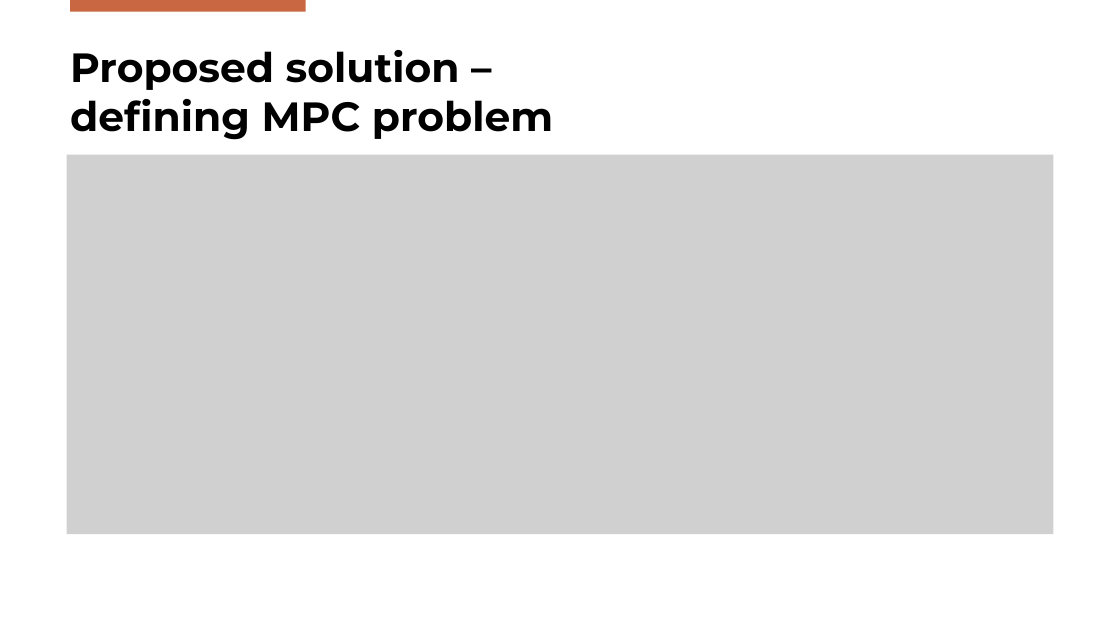
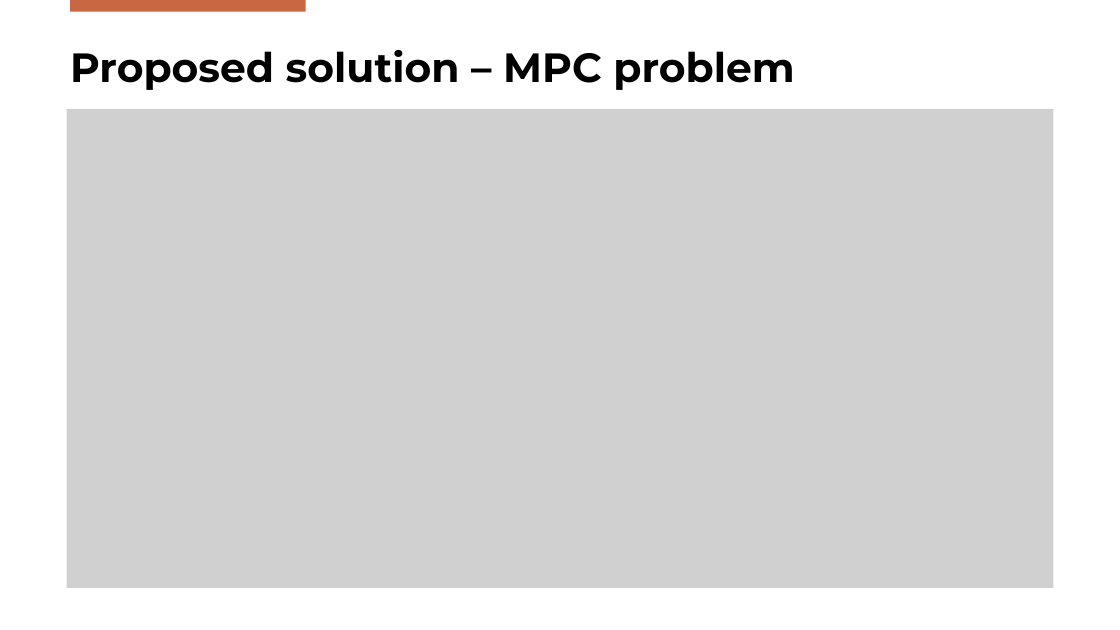
Before and after one commit to Gabriele-Mazzoleni/Progetto_ALES_aa_2025_2026, a slide deck: slide 9 of SPC_Presentation.pptx. Drawn at 1120x630 pixels with LibreOffice and Linux fonts; fonts in the diff are those of the drawing; grey boxes stand for pictures; background and template pictures are left out. Boxes give left, top, right and bottom in pixels: in the first picture for what was removed or moved away, otherwise in the second. Text is boxed around its words. In the diff, an @@ line names an element or a change of style, - is before the commit and + after.

Commit message:
Completed "proposed solution" part of presentation

```diff
--- a/SPC_Presentation.pptx
+++ b/SPC_Presentation.pptx
@@ title at (70,50,794,90): text changed @@
-Proposed solution –
-defining MPC problem
+Proposed solution – MPC problem
@@ picture: place and size @@
-picture at (66,155,1054,534)
+picture at (66,109,1054,588)
```
Also in this commit, not shown: 2 other slides changed, 1 slide added, 1 slide removed, 1 other file.
